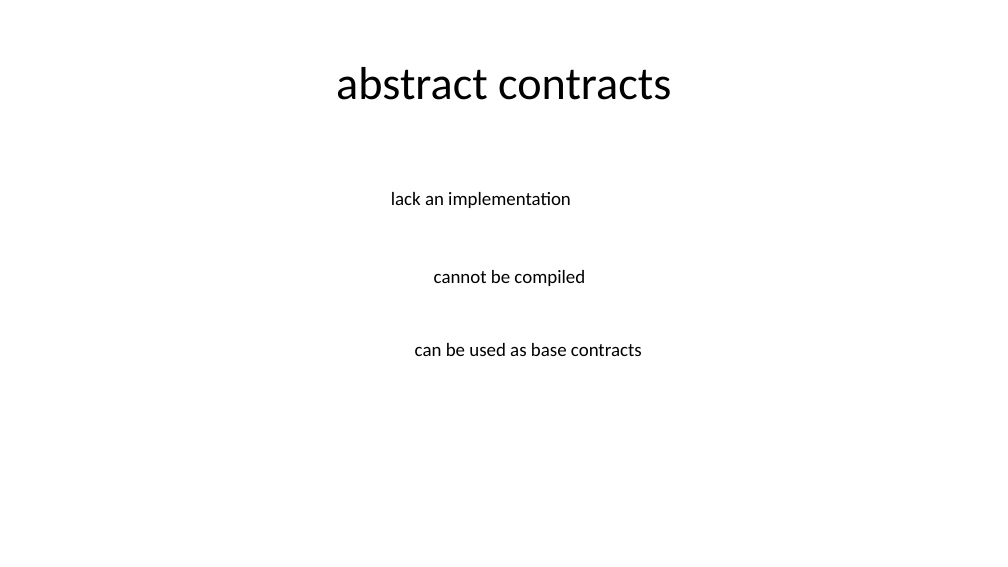
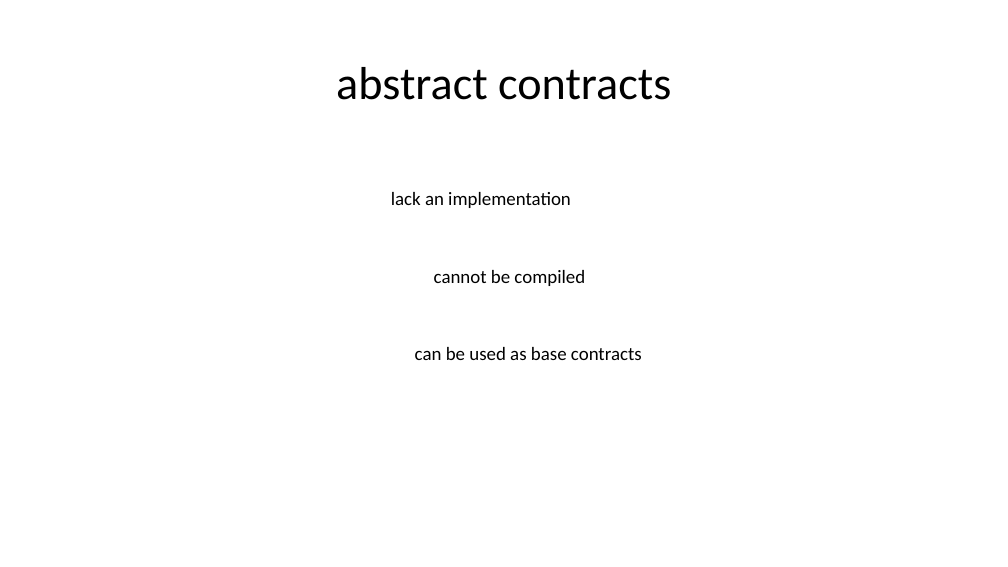
Before and after one commit to kaikai1024/ethereum-me, a slide deck: slide 25 of contract_me.pptx. Drawn at 1008x567 pixels with LibreOffice and Linux fonts; fonts in the diff are those of the drawing. Boxes give left, top, right and bottom in pixels: in the first picture for what was removed or moved away, otherwise in the second. Text is boxed around its words. In the diff, an @@ line names an element or a change of style, - is before the commit and + after.

```diff
--- a/contract_me.pptx
+++ b/contract_me.pptx
@@ text "can be used as base ...": place and size @@
-text "can be used as base ..." at <box>415,343,642,356</box>
+text "can be used as base ..." at <box>415,347,642,360</box>
```
Also in this commit, not shown: 7 other slides changed.
